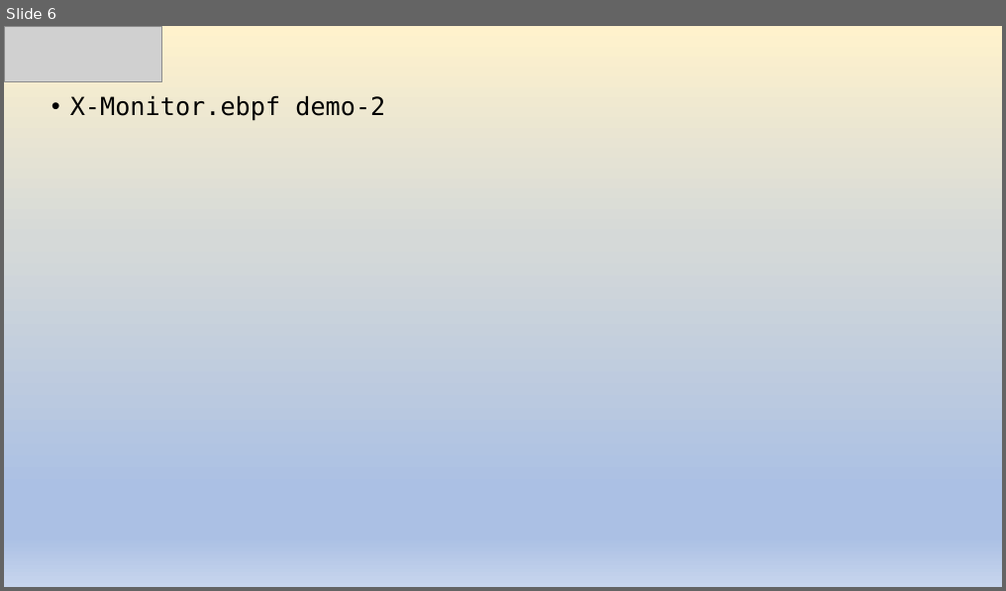
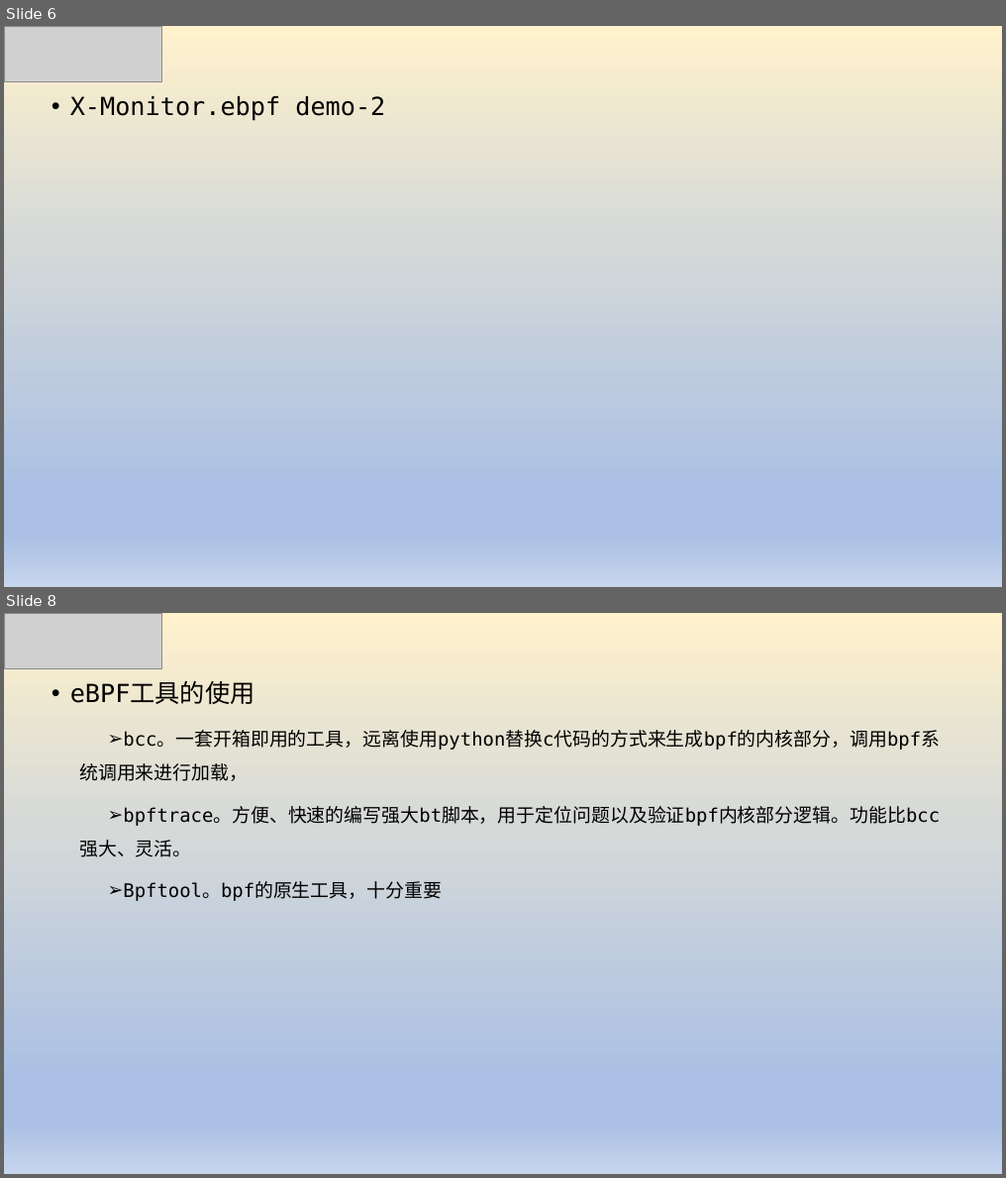
Before and after one commit to luxingwen/x-monitor, a slide deck: doc/基于eBPF可观测性实践.pptx. Shown one above the other, each under a label of ours: slide 6 before the commit, slides 6 and 8 after it; the slides between them are not shown. The pictures are 1006x591 and 1006x1178 pixels, drawn with LibreOffice and Linux fonts; fonts in the diff are those of the drawing; grey boxes stand for pictures. Boxes give left, top, right and bottom in pixels: in the first picture for what was removed or moved away, otherwise in the second. Text is boxed around its words. In the diff, an @@ line names an element or a change of style, - is before the commit and + after.

```diff
--- a/doc/基于eBPF可观测性实践.pptx
+++ b/doc/基于eBPF可观测性实践.pptx
@@ slide 8 added at [4, 613, 1002, 1174], background gradient #FFF2CC to #D5D9D8 to #ABC0E4 to #C7D5ED @@
@@ picture added at [4, 613, 162, 668] @@
@@ text added at [70, 681, 940, 901], 18 pt, text #000000 @@
+  • eBPF工具的使用
+  ➢ bcc。一套开箱即用的工具，远离使用python替换c代码的方式来生成bpf的内核部分，调用bpf系统调用来进行加载，
+  ➢ bpftrace。方便、快速的编写强大bt脚本，用于定位问题以及验证bpf内核部分逻辑。功能比bcc强大、灵活。
+  ➢ Bpftool。bpf的原生工具，十分重要
```
Also in this commit, not shown: 2 slides changed, 1 other file.
